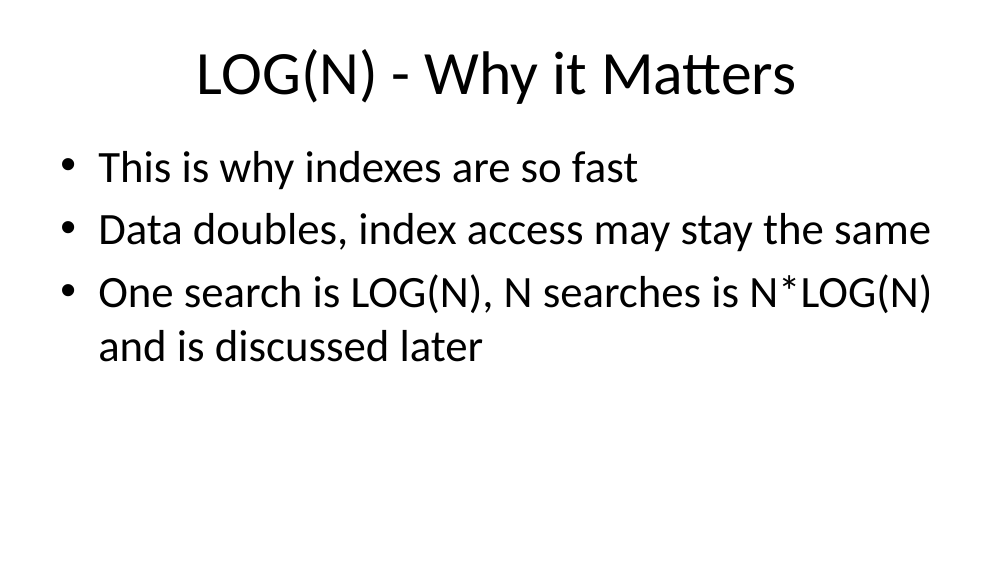
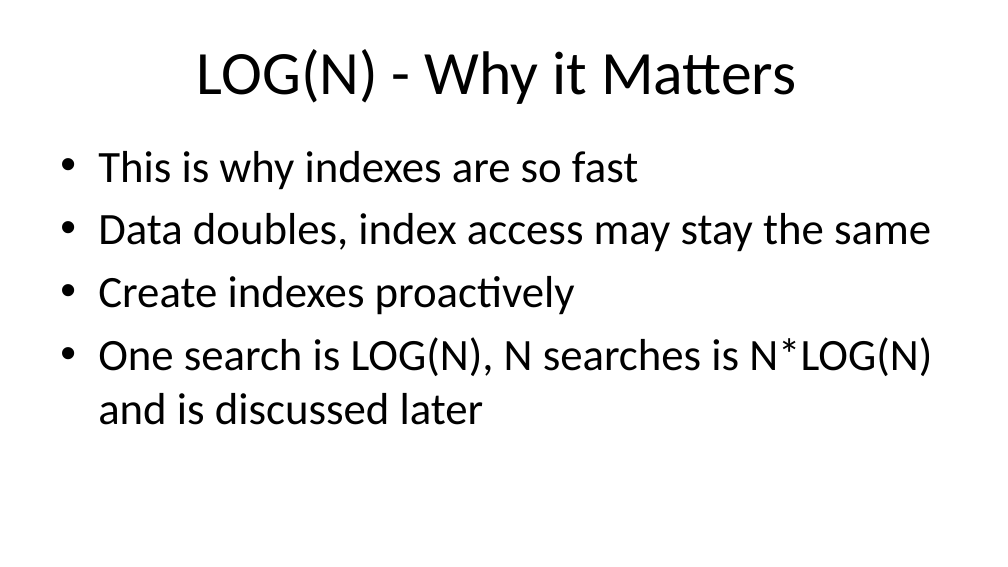
Before and after one commit to ProOracleSQL/space, a slide deck: slide 30 of examples/presentations/Practical Algorithm Analysis for Oracle Developers - Collaborate - 2019_281_Heller.pptx (slide 33 before the commit). Drawn at 1008x567 pixels with LibreOffice and Linux fonts; fonts in the diff are those of the drawing. Boxes give left, top, right and bottom in pixels: in the first picture for what was removed or moved away, otherwise in the second. Text is boxed around its words. In the diff, an @@ line names an element or a change of style, - is before the commit and + after.

```diff
--- a/examples/presentations/Practical Algorithm Analysis for Oracle Developers - Collaborate - 2019_281_Heller.pptx
+++ b/examples/presentations/Practical Algorithm Analysis for Oracle Developers - Collaborate - 2019_281_Heller.pptx
@@ text at <box>98,276,575,315</box>: paragraph added @@
+• Create indexes proactively
```
Also in this commit, not shown: 12 other slides changed, 3 slides added, 6 slides removed.
